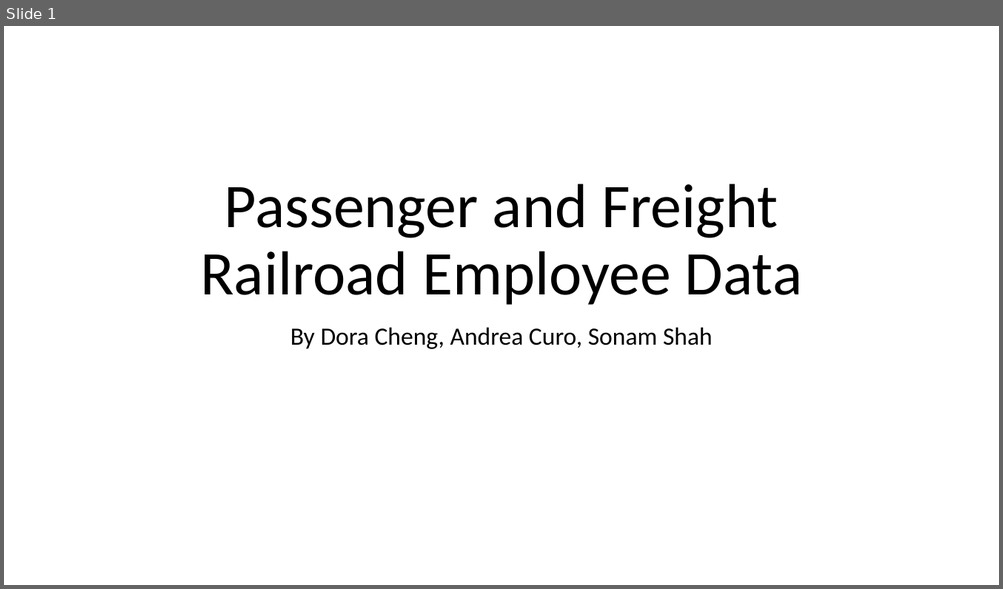
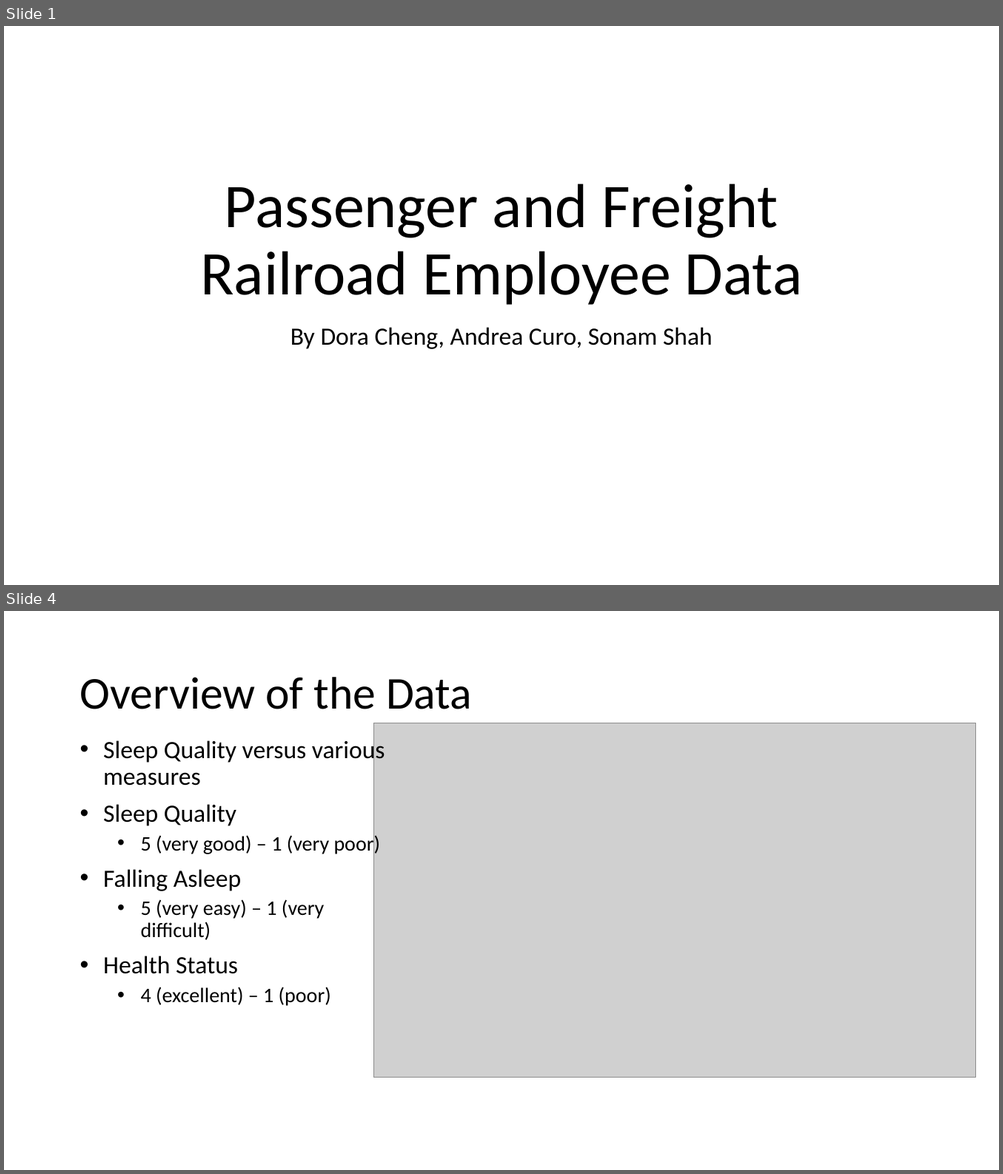
Before and after one commit to andreanc223/DV_FinalProject, a slide deck: TEData.pptx. Shown one above the other, each under a label of ours: slide 1 before the commit, slides 1 and 4 after it; the slides between them are not shown. The pictures are 1003x589 and 1003x1174 pixels, drawn with LibreOffice and Linux fonts; fonts in the diff are those of the drawing; grey boxes stand for pictures. Boxes give left, top, right and bottom in pixels: in the first picture for what was removed or moved away, otherwise in the second. Text is boxed around its words. In the diff, an @@ line names an element or a change of style, - is before the commit and + after.

```diff
--- a/TEData.pptx
+++ b/TEData.pptx
@@ slide 4 added at <box>4,611,999,1170</box>, background #FFFFFF @@
@@ title added at <box>80,677,472,709</box>, 44 pt, text #000000 @@
+Overview of the Data
@@ text added at <box>103,738,385,1006</box>, 20 pt, text #000000 @@
+• Sleep Quality versus various measures
+• Sleep Quality
+  • 5 (very good) – 1 (very poor)
+• Falling Asleep
+  • 5 (very easy) – 1 (very difficult)
+• Health Status
+  • 4 (excellent) – 1 (poor)
@@ picture added at <box>373,723,976,1077</box> @@
```
Also in this commit, not shown: 3 slides changed, 2 other slides added, 20 other files.
